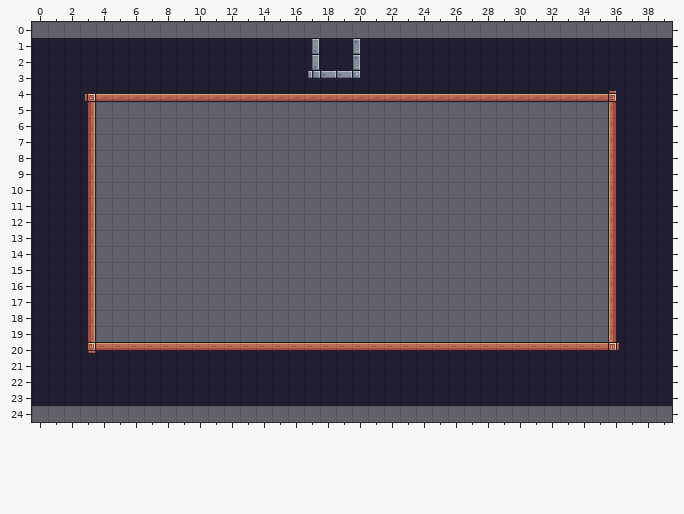
Tiled map -- assets/tiles/hit_run/easy-no-sound.tmx. The picture above is the old version.
Cells are 16x16 px. Shown: x 0..39, y 0..24. The old version is drawn lined up with the new one.
Once edited:
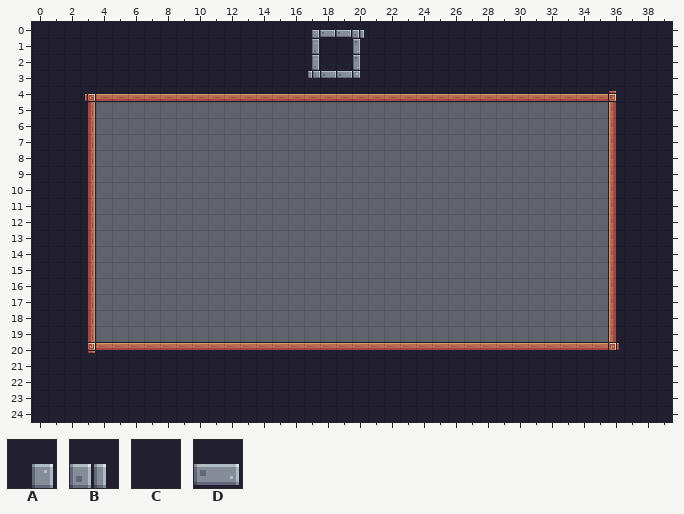
Key: from "Pixel Adventure": A 3, B 4, C 23, D 45.
_ is an empty cell.
The edit:
{"change": "map size 40x23 -> 40x25 cells (old content now starts at 0,1; both pictures use the new coordinates)"}
{"where": "layer \"Background\""}
{"y":0,"x":0,"old":"________________________________________","new":"CCCCCCCCCCCCCCCCCADDBCCCCCCCCCCCCCCCCCCC"}
{"y":24,"x":0,"old":"________________________________________","new":"CCCCCCCCCCCCCCCCCCCCCCCCCCCCCCCCCCCCCCCC"}
{"label":"added","picture_box":[32,22,672,38]}
{"label":"added","picture_box":[32,406,672,422]}
